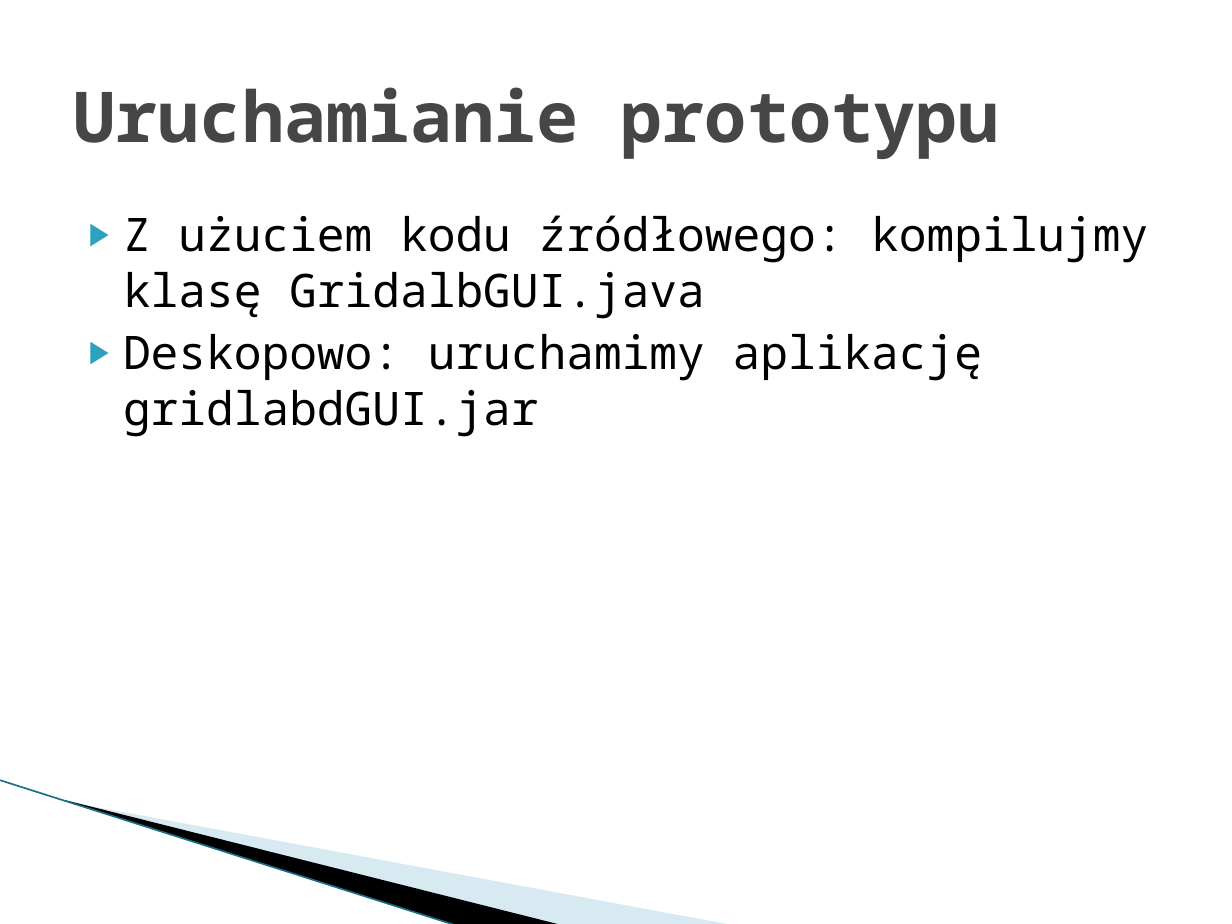
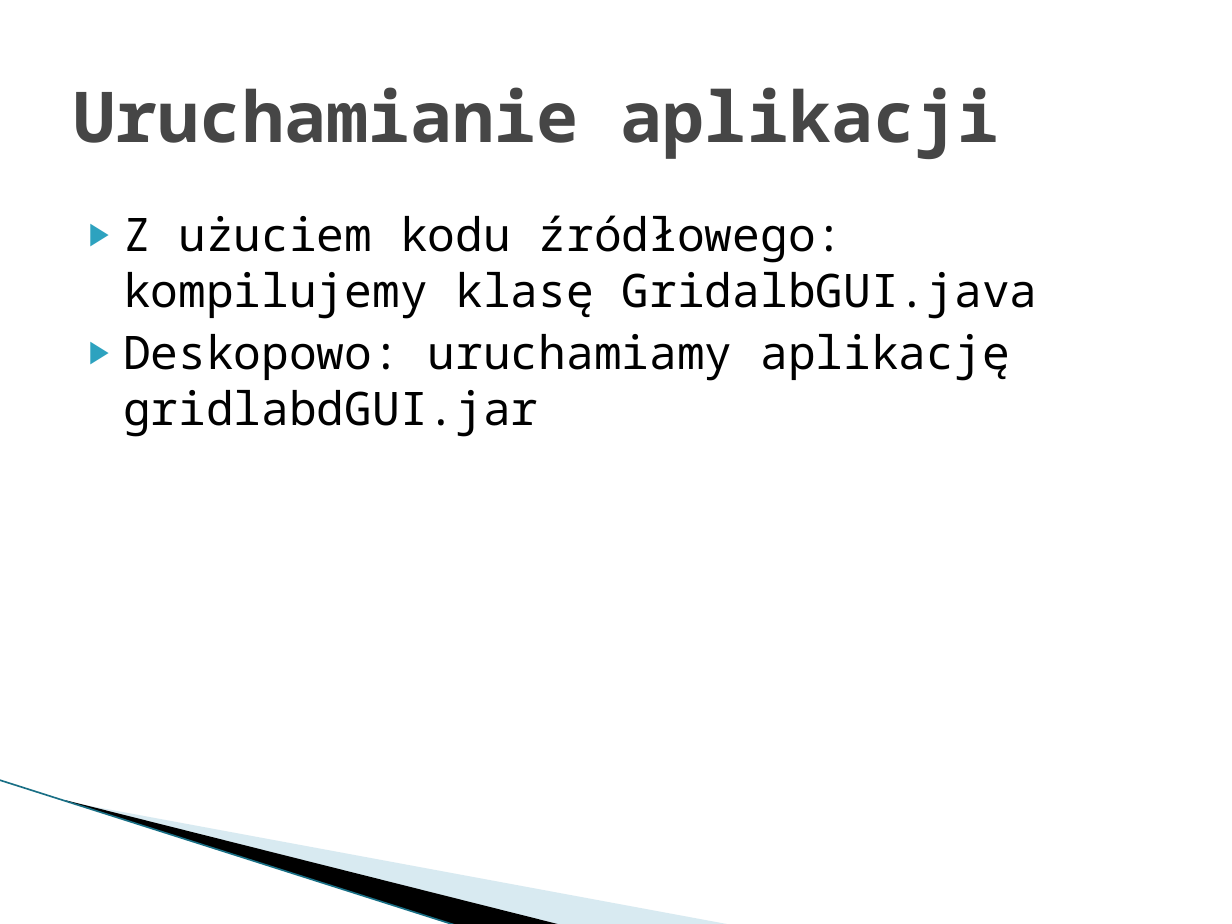
Before and after one commit to Dylek/SP_gridlab-D_GUI, a slide deck: slide 7 of prototyp.pptx (slide 2 before the commit). Drawn at 1232x924 pixels with LibreOffice and Linux fonts; fonts in the diff are those of the drawing; background and template pictures are left out. Boxes give left, top, right and bottom in pixels: in the first picture for what was removed or moved away, otherwise in the second. Text is boxed around its words. In the diff, an @@ line names an element or a change of style, - is before the commit and + after.

```diff
--- a/prototyp.pptx
+++ b/prototyp.pptx
@@ title at (x1=74, y1=87, x2=1000, y2=159): text changed @@
-Uruchamianie prototypu
+Uruchamianie aplikacji
@@ text at (x1=123, y1=215, x2=1038, y2=437): text changed @@
-▶ Z użuciem kodu źródłowego: kompilujmy klasę GridalbGUI.java
-▶ Deskopowo: uruchamimy aplikację gridlabdGUI.jar
+▶ Z użuciem kodu źródłowego: kompilujemy klasę GridalbGUI.java
+▶ Deskopowo: uruchamiamy aplikację gridlabdGUI.jar
```
Also in this commit, not shown: 5 other slides changed, 13 slides added, 3 slides removed.
